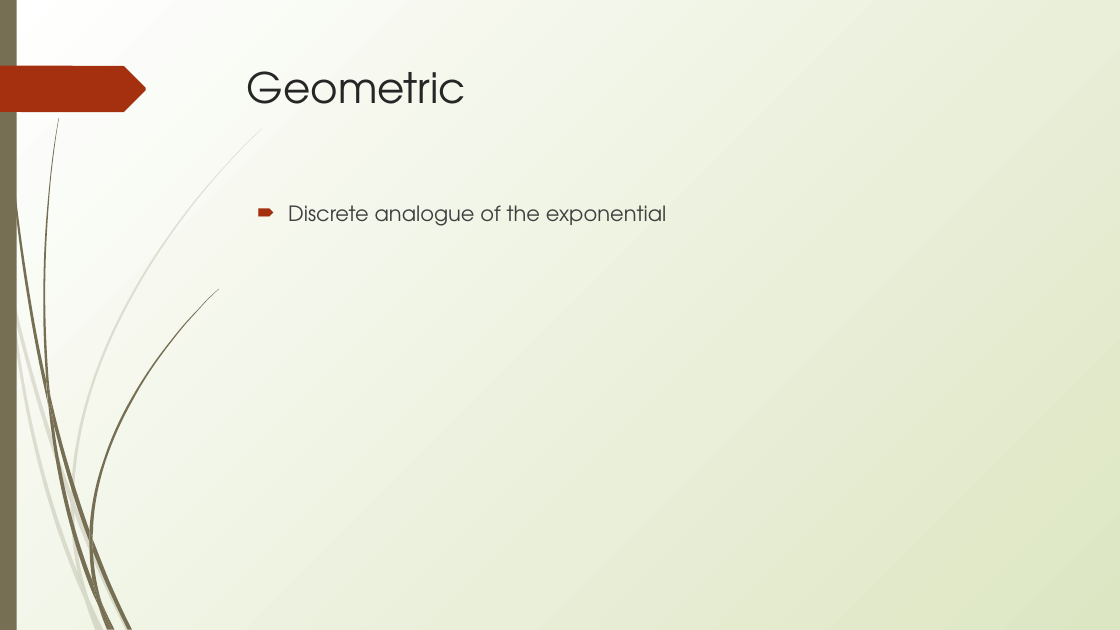
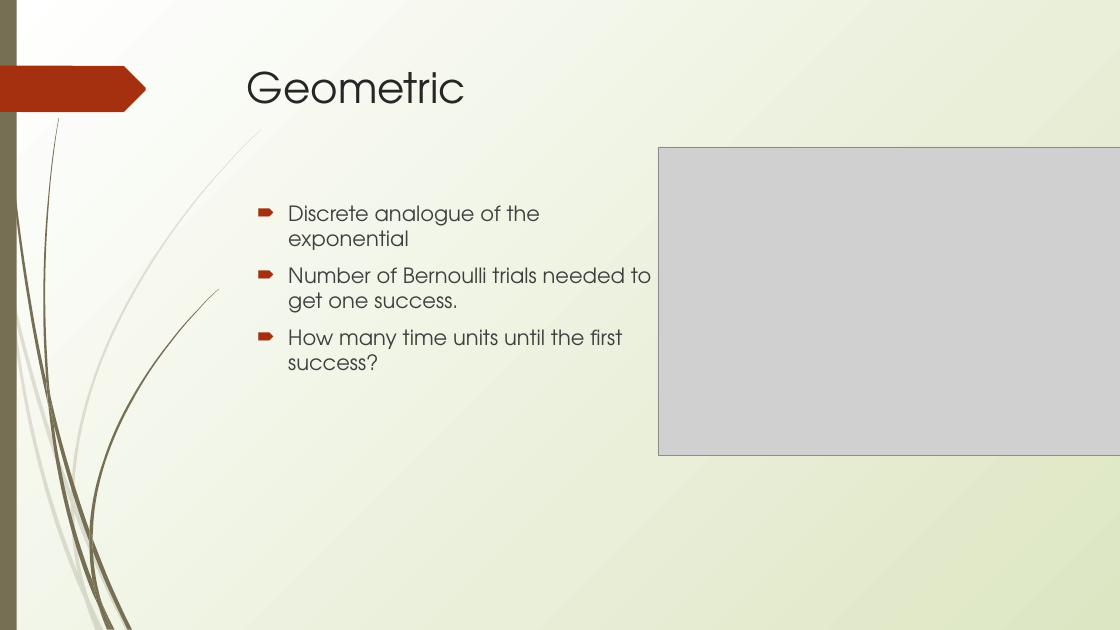
Before and after one commit to erynmcfarlane/GraduateStatsClass, a slide deck: slide 15 of Lecture2_v1.pptx. Drawn at 1120x630 pixels with LibreOffice and Linux fonts; fonts in the diff are those of the drawing; grey boxes stand for pictures. Boxes give left, top, right and bottom in pixels: in the first picture for what was removed or moved away, otherwise in the second. Text is boxed around its words. In the diff, an @@ line names an element or a change of style, - is before the commit and + after.

Commit message:
lecture 2

```diff
--- a/Lecture2_v1.pptx
+++ b/Lecture2_v1.pptx
@@ picture added at [658,147,1120,455] @@
@@ text at [288,267,651,371]: paragraphs added @@
+🠶 Number of Bernoulli trials needed to get one success.
+🠶 How many time units until the first success?
```
Also in this commit, not shown: 6 other slides changed, 2 slides added, 3 slides removed, 1 other file.
